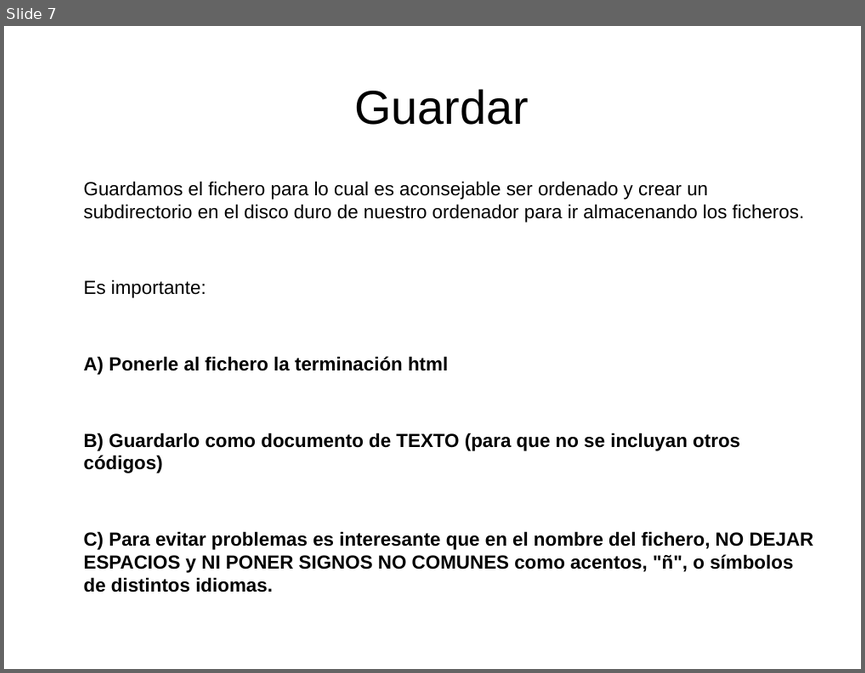
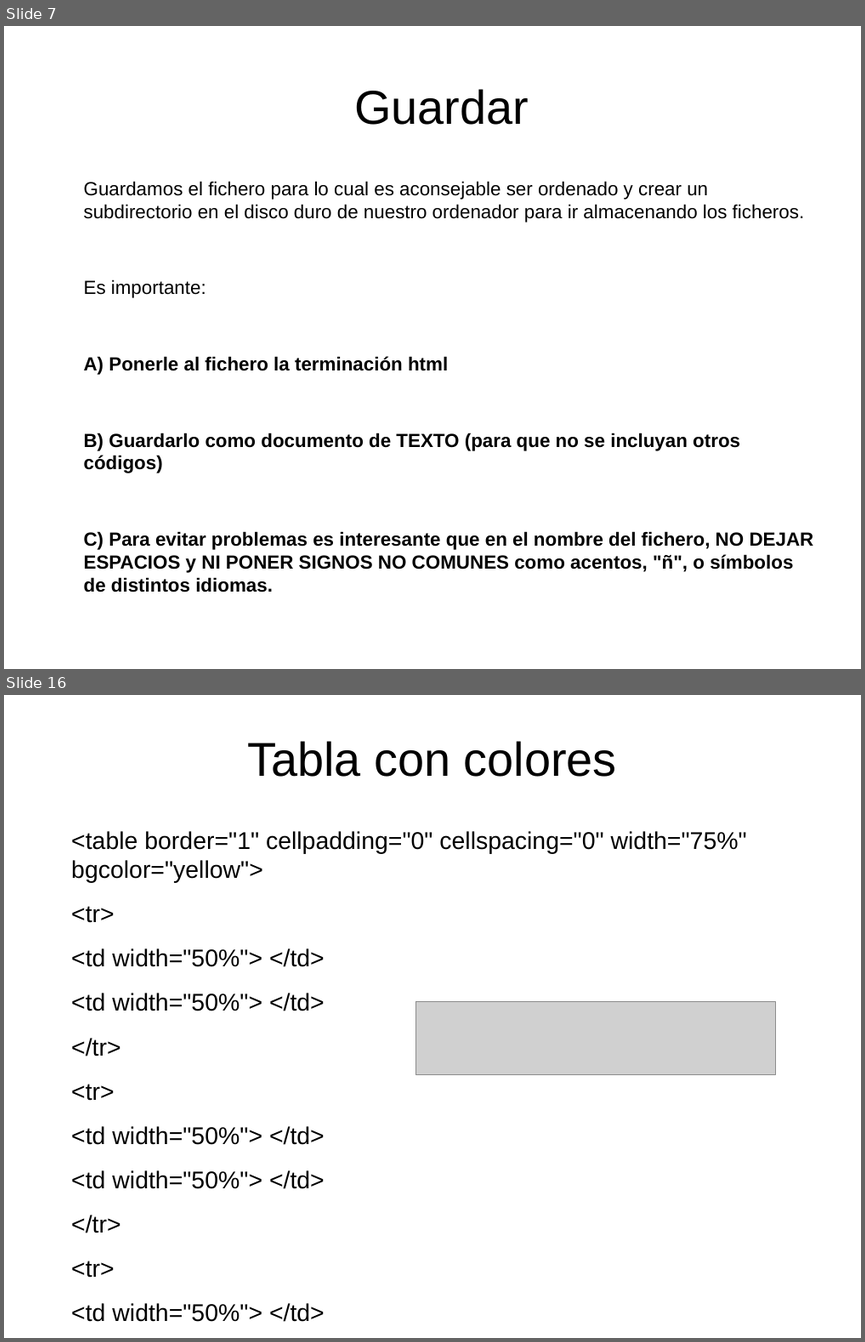
Before and after one commit to oslugr/campus15, a slide deck: Grupo mediano/Presentacion Html para Campus 15.odp. Shown one above the other, each under a label of ours: slide 7 before the commit, slides 7 and 16 after it; the slides between them are not shown. The pictures are 865x673 and 865x1342 pixels, drawn with LibreOffice and Linux fonts; fonts in the diff are those of the drawing; grey boxes stand for pictures. Boxes give left, top, right and bottom in pixels: in the first picture for what was removed or moved away, otherwise in the second. Text is boxed around its words. In the diff, an @@ line names an element or a change of style, - is before the commit and + after.

```diff
--- a/Grupo mediano/Presentacion Html para Campus 15.odp
+++ b/Grupo mediano/Presentacion Html para Campus 15.odp
@@ slide 16 added at (x1=4, y1=695, x2=861, y2=1338), background #FFFFFF @@
@@ title added at (x1=247, y1=741, x2=617, y2=777), 44 pt, text #000000 @@
+Tabla con colores
@@ text added at (x1=71, y1=831, x2=747, y2=1321), 22.4 pt, text #000000 @@
+<table border="1" cellpadding="0" cellspacing="0" width="75%" bgcolor="yellow">
+<tr>
+<td width="50%"> </td>
+<td width="50%"> </td>
+</tr>
+<tr>
+<td width="50%"> </td>
+<td width="50%"> </td>
+</tr>
+<tr>
+<td width="50%"> </td>
+<td width="50%"> </td>
+</tr>
+</table>
@@ picture added at (x1=416, y1=1001, x2=775, y2=1074) @@
```
Also in this commit, not shown: 14 other slides added.
